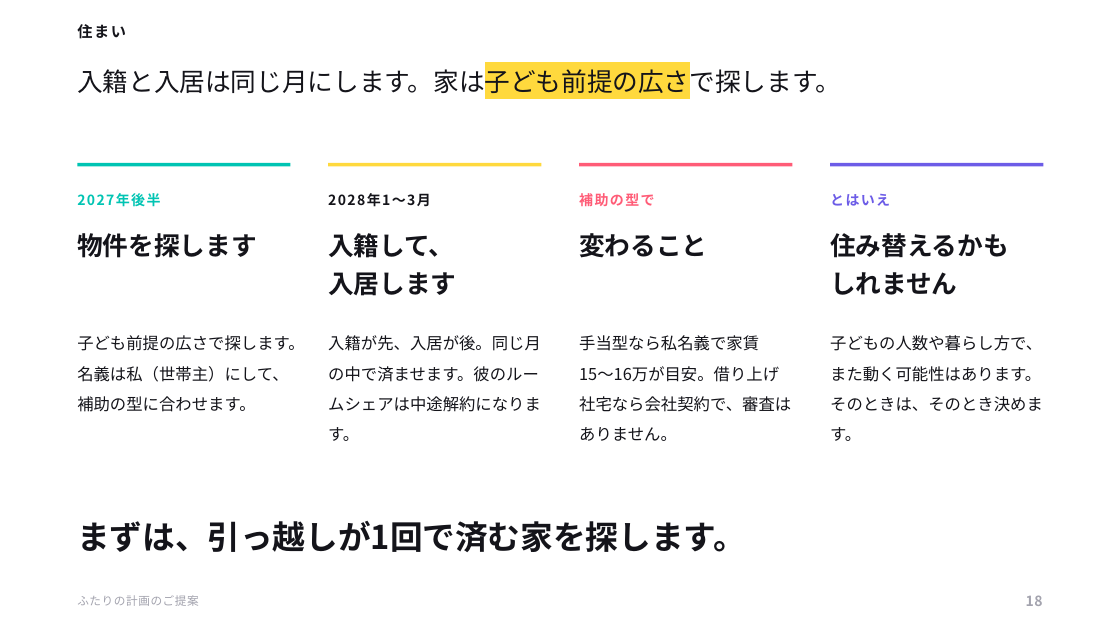
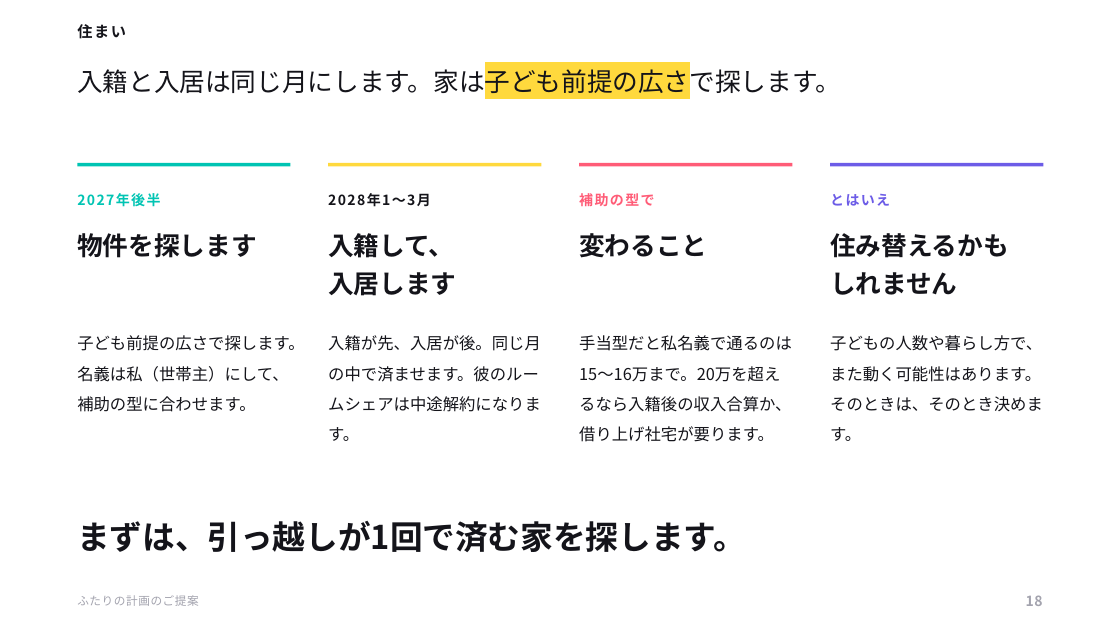
Before and after one commit to ayaka1933-glitch/portfolio, a slide deck: slide 18 of proposal/ふたりの計画のご提案.pptx. Drawn at 1120x630 pixels with LibreOffice and Linux fonts; fonts in the diff are those of the drawing. Boxes give left, top, right and bottom in pixels: in the first picture for what was removed or moved away, otherwise in the second. Text is boxed around its words. In the diff, an @@ line names an element or a change of style, - is before the commit and + after.

```diff
--- a/proposal/ふたりの計画のご提案.pptx
+++ b/proposal/ふたりの計画のご提案.pptx
@@ text at [579, 335, 792, 442]: text changed @@
-手当型なら私名義で家賃15〜16万が目安。借り上げ社宅なら会社契約で、審査はありません。
+手当型だと私名義で通るのは15〜16万まで。20万を超えるなら入籍後の収入合算か、借り上げ社宅が要ります。
```
Also in this commit, not shown: 6 other slides changed, 1 slide added, 3 other files.
